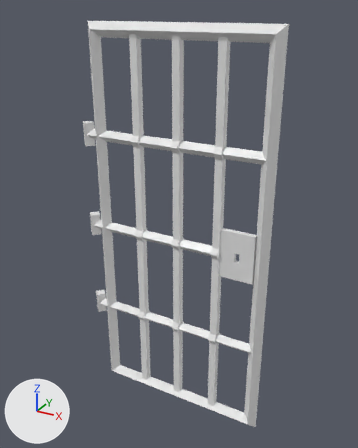
The glTF model Irogane/assets/models/doors/bars_door.glb, before and after one commit.
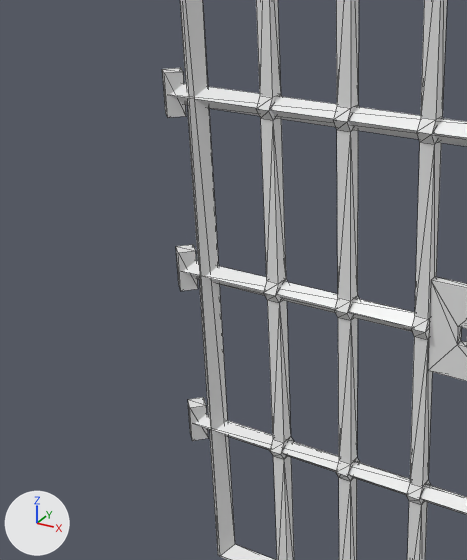
Each version appears first whole from a 50 mm lens placed at (1.61, -1.98, 2.1), pointed at (0.49, 0.06, 1.08), and next in a close-up on the part from 0% to 67% of the width and 19% to 83% of the height. Lighting does not change. The marker at lower left points along +X, +Y and +Z. The close-ups show mesh edges as thin lines. Vertices at the same position are counted once.

Names of what the first close-up shows: 'bars_door'.
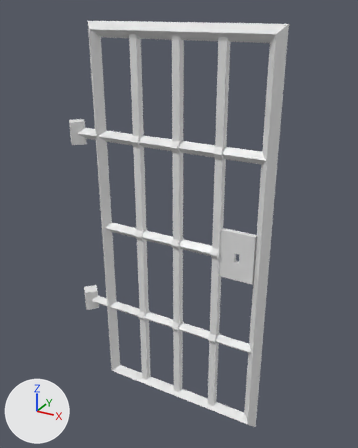
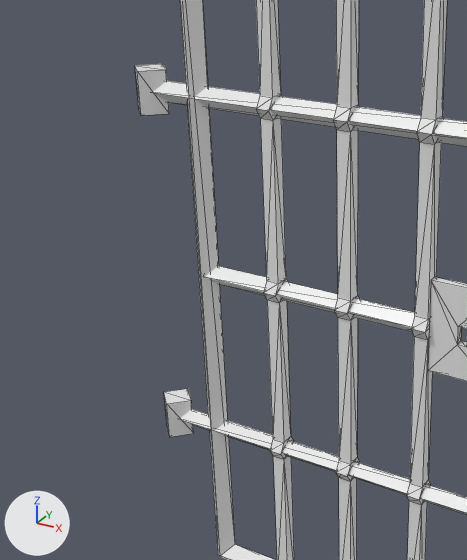
Where the newer file only moved an object's origin or applied its transform, the numbers keep the older frame.

Boxes (x1, y1, x2, y2) around the edits, measured in the close-ups (467 x 560 px; the box of a moved part takes in the faces that stretch with it):
'bars_door', reshaped: before (162, 0, 467, 560); after (135, 0, 467, 560)
part 1 of me_cube_038, moved or reshaped: before (162, 68, 186, 117); after (135, 64, 169, 115)
part 2 of me_cube_038, moved or reshaped: before (188, 397, 208, 441); after (164, 389, 194, 437)
part 3 of me_cube_038, deleted: before (176, 245, 198, 291)
part 4 of me_cube_038, moved or reshaped: before (170, 83, 467, 146); after (152, 81, 467, 146)
part 5 of me_cube_038, moved or reshaped: before (195, 414, 467, 515); after (180, 409, 467, 515)
part 6 of me_cube_038, moved or reshaped: before (183, 261, 415, 332); after (205, 266, 415, 332)

What changed in the scene script:
```text
Change me_cube_038:
    where me_cube_038.from_pydata(...)  # 212 vertices, 368 faces; spans x -0.03..1.0, y -0.04..0.04, z 0.0..2.04
    used by ob_bars_door; location = (0.0, 0.0, 0.0)
    verts and faces of me_cube_038; kept vertices keep their numbers, new ones are numbered from 212
    before: 16 (0.0, 0.03, 1.5), 18 (0.0, 0.0, 1.53), 20 (0.0, -0.03, 1.5) at pixel (167, 94), 21 (0.0, 0.0, 1.47)
    before: 24 (0.0, 0.03, 0.5), 26 (0.0, 0.0, 0.53), 28 (0.0, -0.03, 0.5) at pixel (192, 423), 29 (0.0, 0.0, 0.47)
    before: 82 (0.0, 0.0, 0.97), 83 (0.0, -0.03, 1.0) at pixel (180, 271), 85 (0.0, 0.0, 1.03), 87 (0.0, 0.03, 1.0)
    me_cube_038 part 1: the loose piece of 8 vertices spanning x -0.03..0.03, y -0.03..0.03, z 1.44..1.56 is scaled about its middle by (1.5, 1.5, 1), then moved by (-0.07, 0.0, 0.0)
    me_cube_038 part 2: the loose piece of 8 vertices spanning x -0.03..0.03, y -0.03..0.03, z 0.44..0.56 is scaled about its middle by (1.5, 1.5, 1), then moved by (-0.07, 0.0, 0.0)
    me_cube_038 part 3: the loose piece of 8 vertices spanning x -0.03..0.03, y -0.03..0.03, z 0.94..1.06 is deleted
    me_cube_038 part 4
    add for i in [16, 18, 20, 21]: verts[i] += (-0.07, 0.0, 0.0)
    me_cube_038 part 5
    add for i in [24, 26, 28, 29]: verts[i] += (-0.07, 0.0, 0.0)
    me_cube_038 part 6
    add for i in [82, 83, 85, 87]: verts[i] += (0.08, 0.0, 0.0)
```
